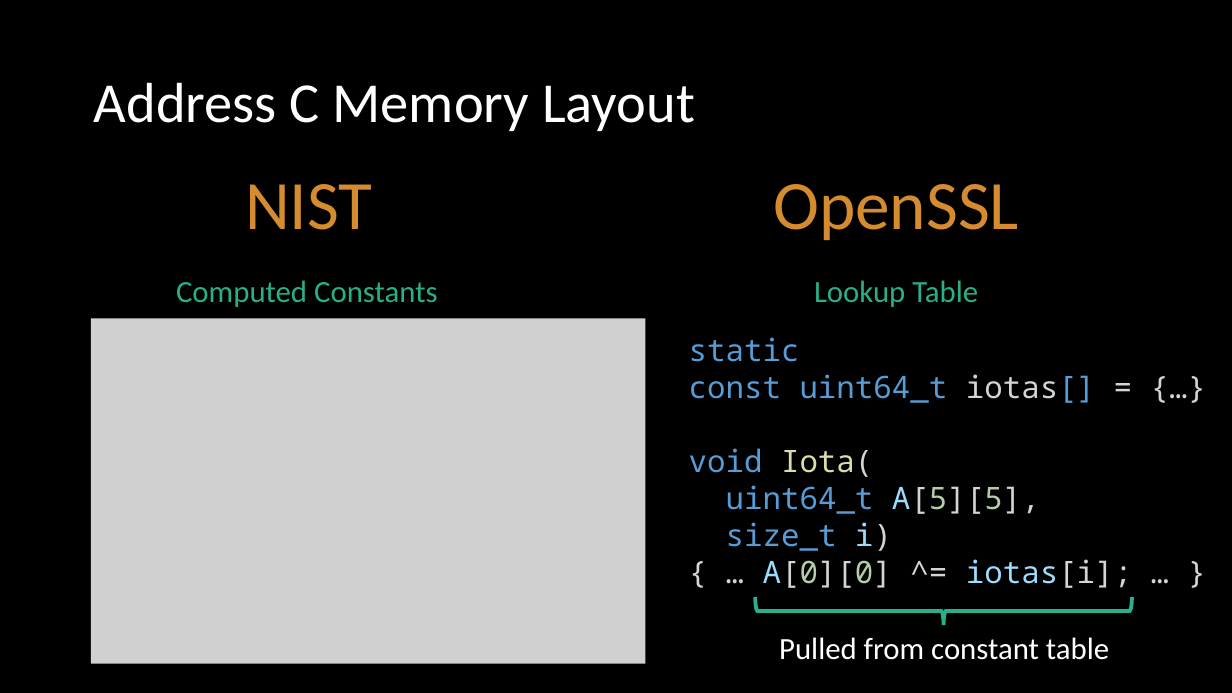
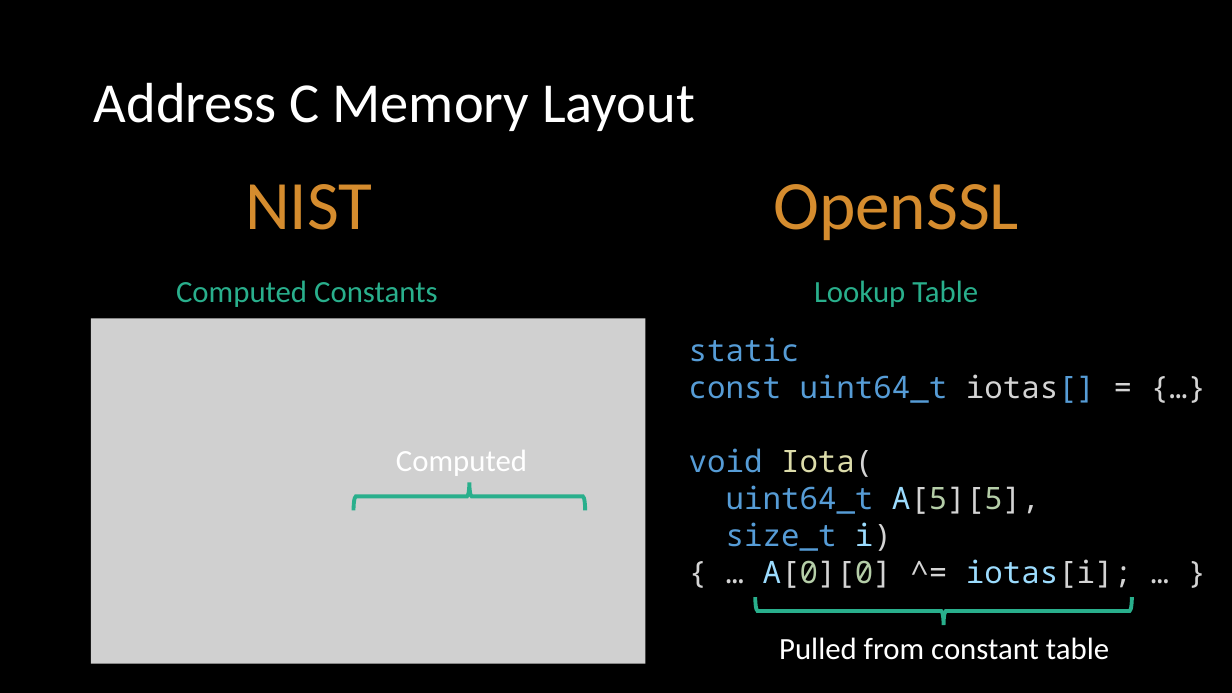
Before and after one commit to ericmercer/sha3-verification, a slide deck: slide 15 of presentation/SPIN2022.pptx. Drawn at 1232x693 pixels with LibreOffice and Linux fonts; fonts in the diff are those of the drawing; grey boxes stand for pictures. Boxes give left, top, right and bottom in pixels: in the first picture for what was removed or moved away, otherwise in the second. Text is boxed around its words. In the diff, an @@ line names an element or a change of style, - is before the commit and + after.

```diff
--- a/presentation/SPIN2022.pptx
+++ b/presentation/SPIN2022.pptx
@@ text added at (396, 450, 527, 476), 24 pt, text #FFFFFF @@
+Computed
@@ right brace added at (354, 483, 586, 511), outline #29AF8C 3 pt @@
```
Also in this commit, not shown: 3 other slides changed, 1 slide added.
